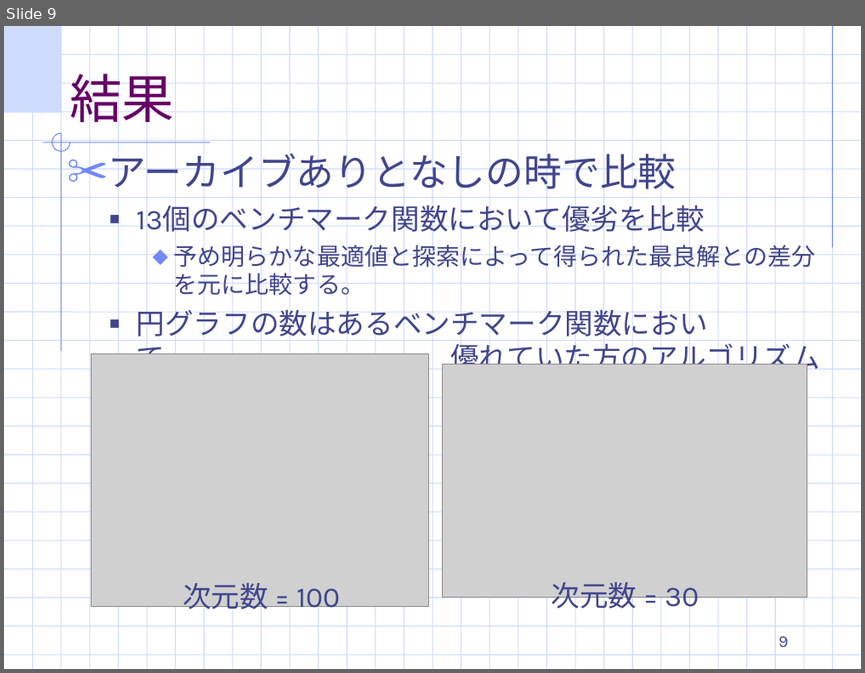
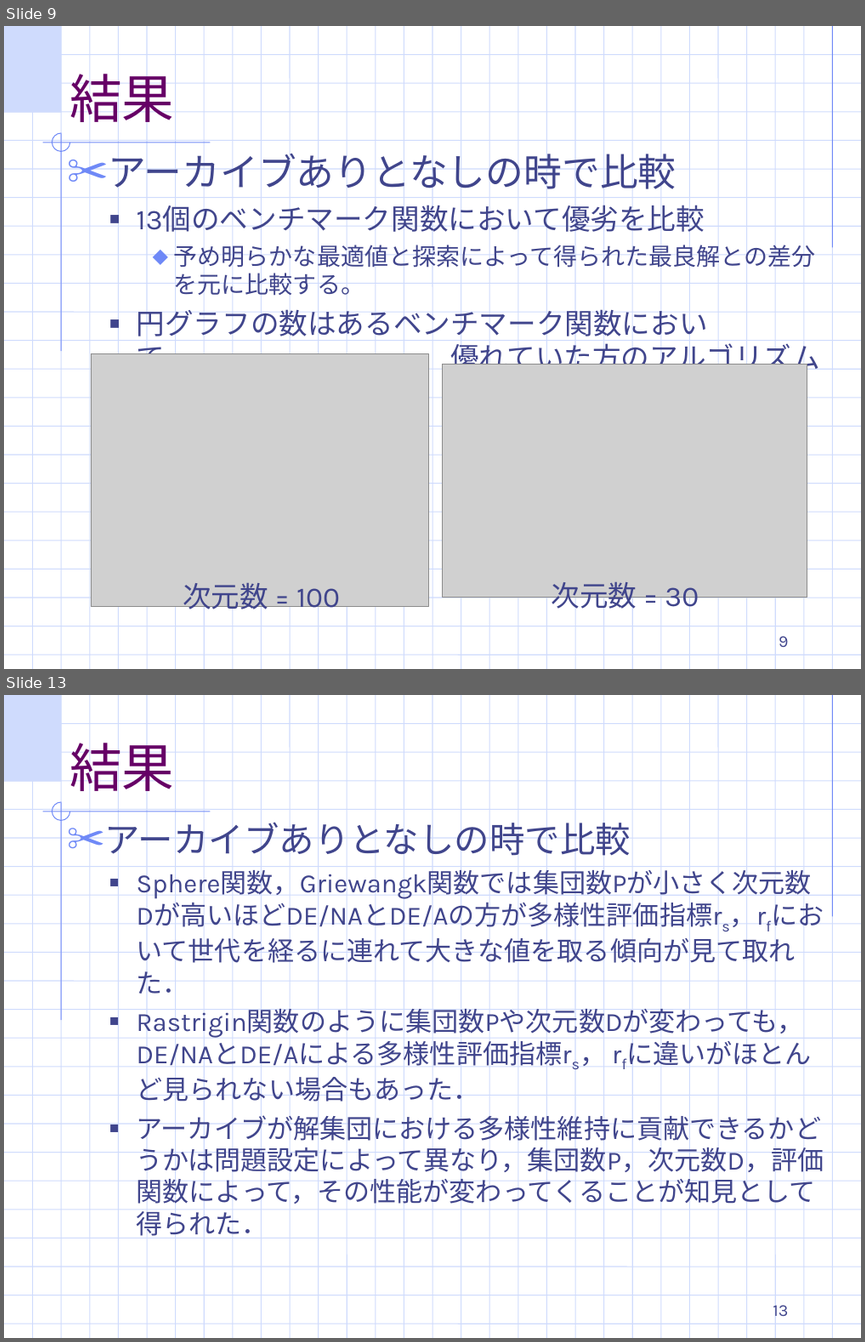
Before and after one commit to TakefumiYamamura/labolatry, a slide deck: 適応DE最終ゼミ発表.ppt. Shown one above the other, each under a label of ours: slide 9 before the commit, slides 9 and 13 after it; the slides between them are not shown. The pictures are 865x673 and 865x1342 pixels, drawn with LibreOffice and Linux fonts; fonts in the diff are those of the drawing; grey boxes stand for pictures; background and template pictures are left out. Boxes give left, top, right and bottom in pixels: in the first picture for what was removed or moved away, otherwise in the second. Text is boxed around its words. In the diff, an @@ line names an element or a change of style, - is before the commit and + after.

```diff
--- a/適応DE最終ゼミ発表.ppt
+++ b/適応DE最終ゼミ発表.ppt
@@ slide 13 added at bbox=[4, 695, 861, 1338], background #FFFFFF; not listed: 56 template elements that a slide beside it also shows @@
@@ title added at bbox=[69, 733, 174, 800], 44 pt, text #660066 @@
+結果
@@ text added at bbox=[105, 817, 824, 1240], 22.2 pt, text #40458C @@
+✂ アーカイブありとなしの時で比較
+  ■ Sphere関数，Griewangk関数では集団数Pが小さく次元数Dが高いほどDE/NAとDE/Aの方が多様性評価指標rs，rfにおいて世代を経るに連れて大きな値を取る傾向が見て取れた．
+  ■ Rastrigin関数のように集団数Pや次元数Dが変わっても，DE/NAとDE/Aによる多様性評価指標rs， rfに違いがほとんど見られない場合もあった．
+  ■ アーカイブが解集団における多様性維持に貢献できるかどうかは問題設定によって異なり，集団数P，次元数D，評価関数によって，その性能が変わってくることが知見として得られた．
@@ page number added at bbox=[772, 1300, 788, 1321], 14 pt, text #40458C @@
+13
```
Also in this commit, not shown: 6 slides changed, 8 other slides added, 5 slides removed.
